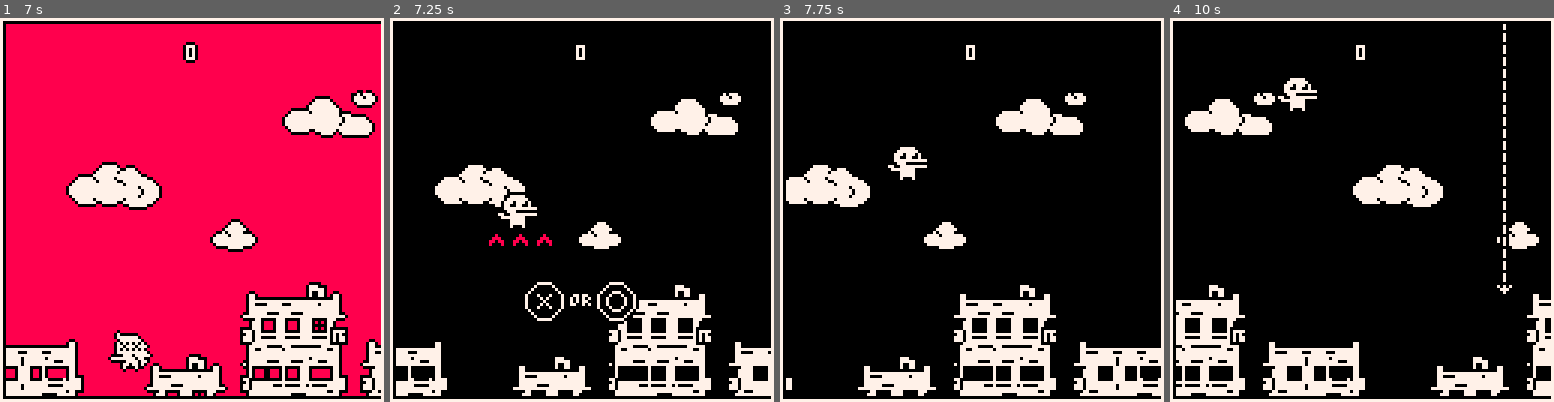
Above: before the commit, frames 1-4 (left to right).
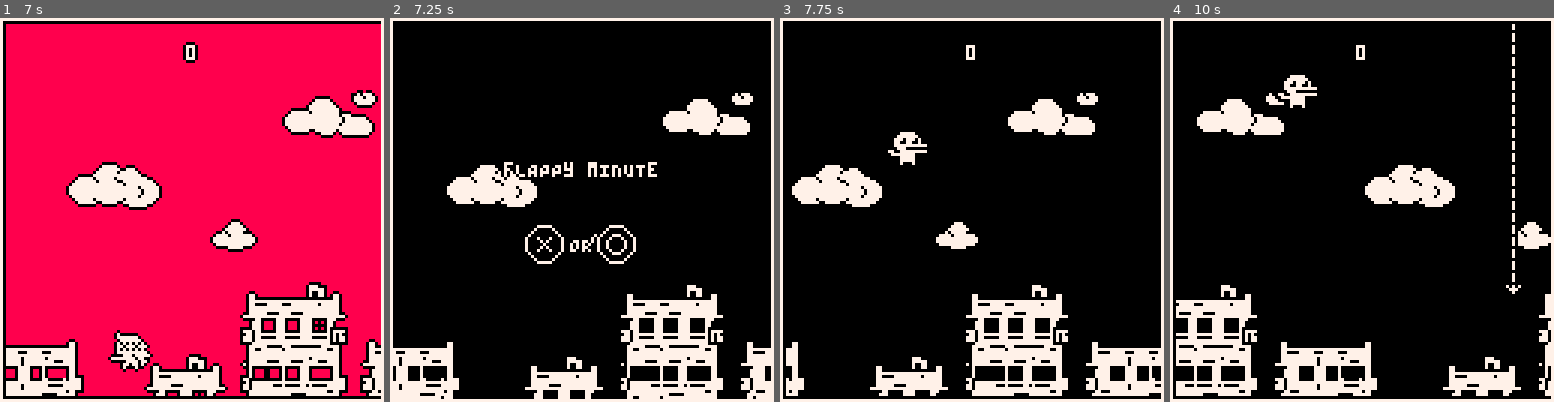
Above: after the commit, the same moments.

Repository: zuggamasta/floppy8
Game: PICO-8 cartridge carts/flappyminute.p8
Same seed, same stepped clock (60 frames per second), same inputs: the game is played once before the commit and once after it.
Inputs:
- Up to frame 1 (7 s): tap X (X key) at 0.33, 1.07, 1.85, 2.97, 4.08, 5.2, 6.32 s; tap O (Z key) at 0.7, 1.7, 2.1, 2.5, 2.9, 3.3, 3.7, 4.1, 4.5, 4.9, 5.3, 5.7, 6.1, 6.5, 6.9 s; hold Right 1.6-2.1 s; hold Up 2.15-2.42 s; hold Right 2.47-3.03 s; hold Left 3.08-3.58 s; hold Right 4.02-4.68 s; hold Up 4.73-5.03 s; hold Left 5.08-5.68 s; hold Right 6.08-6.58 s; hold Right from 6.63 s (still down)
- Up to frame 2 (7.25 s): release Right at 7.13 s; hold Up from 7.18 s (still down)
- Up to frame 3 (7.75 s): tap O (Z key) at 7.3, 7.7 s; tap X (X key) at 7.43 s; release Up at 7.45 s; hold Right from 7.5 s (still down)
- Up to frame 4 (10 s): release Right at 8.07 s; tap O (Z key) every 0.4 s from 8.1 to 9.7 s; hold Left 8.12-8.62 s; tap X (X key) at 8.55, 9.67 s; hold Right 9.05-9.72 s; hold Up from 9.77 s (still down)

Frame 1 is identical in both runs. In frame 2, 10% of the frame differs, in the area x 0-100%, y 7-100%; in frame 3, 8.3%; in frame 4, 8.7%.

Commit message:
added gameover state

Diff:
--- a/carts/flappyminute.p8
+++ b/carts/flappyminute.p8
@@ -102,6 +102,29 @@
 end
 
 -->8
+-- gameover screen
+function gameover_update60()
+	if (btnp(2) or btnp(4) or btnp(5)) then
+		_init()
+	end
+end
+
+function gameover_draw()
+	cls()
+	print_c("sCORE: " .. tostr(bird.pnts) .. " pOINTS",64,64+12,7)
+	print_c("fLAPPy mINUTe",64,48,7)
+
+	print_c("game over",64,64,7)
+
+	d_front()
+end
+
+function gameover()
+_draw = gameover_draw
+_update60 = gameover_update60
+end
+
+-->8
 -- bird logic
 function i_bird()
 		bird={sp=1,
@@ -126,7 +149,7 @@
 
 	if bird.dead == 1 then
 		bird.dead = 0
-		_init()
+		gameover()
 	end
 
 	if bird.dead == 0 then
@@ -425,14 +448,14 @@
 bbb007777700bbbbbbb007777700bbbbbbbbbbbb00bbbbbbbb070bbbbbbbbbbbbbbbbbbb00000000000000000000000000000000000000000000000000000000
 bbbbb00000bbbbbbbbbbb00000bbbbbbbbbbbbbbbbbbbbbbbb070bbbbbbbbbbbbbbbbbbb00000000000000000000000000000000000000000000000000000000
 bbbbbbbbbbbbbbbbbbbbbbbbbbbbbbbbbbbbbbbbbbbbbbbbbb070bbbbbbbbbbbbbbbbbbb00000000000000000000000000000000000000000000000000000000
-bbbbbbbbbbbbbbbbbbbbbbbbbbbbbbbbbbbbbbbbbbbbbbbbbbbbbbbbbbbbbbbb0000000000000000000000000000000000000000000000000000000000000000
-bbbbbbbbbbbbbbbbbbbbbbbbbbbbbbbbbbbbbbbbbbbbbbbbbbbbbbbbbbbbbbbb0000000000000000000000000000000000000000000000000000000000000000
-bbbbbbbbbbbbbbbbbbbbbbbbbbbbbbbbbbbbbbbbbbbbbbbbbbbbbbbbbbbbbbbb0000000000000000000000000000000000000000000000000000000000000000
-bbbbbbbbbbbbbbbbbbbbbbbbbbbbbbbbbbbbbbbbbbbbbbbbbbbbbbbbbbbbbbbb0000000000000000000000000000000000000000000000000000000000000000
-bbbbbbbbbbbbbbbbbbbbbbbbbbbbbbbbbbbbbbbbbbbbbbbbbbbbbbbbbbbbbbbb0000000000000000000000000000000000000000000000000000000000000000
-bbbbbbbbbbbbbbbbbbbbbbbbbbbbbbbbbbbbbbbbbbbbbbbbbbbbbbbbbbbbbbbb0000000000000000000000000000000000000000000000000000000000000000
-bbbbbbbbbbbbbbbbbbbbbbbbbbbbbbbbbbbbbbbbbbbbbbbbbbbbbbbbbbbbbbbb0000000000000000000000000000000000000000000000000000000000000000
-bbbbbbbbbbbbbbbbbbbbbbbbbbbbbbbbbbbbbbbbbbbbbbbbbbbbbbbbbbbbbbbb0000000000000000000000000000000000000000000000000000000000000000
+bb0000bbbbbbbbbbbbbbbbbbbbbbbbbbbbbbbbbbbbbbbbbbbbbbbbbbbbbbbbbb0000000000000000000000000000000000000000000000000000000000000000
+bb0770bbbbbbbbbbbbbbbbbbbbbbbbbbbbbbbbbbbbbbbbbbbbbbbbbbbbbbbbbb0000000000000000000000000000000000000000000000000000000000000000
+00077000bbbbbbbbbbbbbbbbbbbbbbbbbbbbbbbbbbbbbbbbbbbbbbbbbbbbbbbb0000000000000000000000000000000000000000000000000000000000000000
+07777770bbbbbbbbbbbbbbbbbbbbbbbbbbbbbbbbbbbbbbbbbbbbbbbbbbbbbbbb0000000000000000000000000000000000000000000000000000000000000000
+07777770bbbbbbbbbbbbbbbbbbbbbbbbbbbbbbbbbbbbbbbbbbbbbbbbbbbbbbbb0000000000000000000000000000000000000000000000000000000000000000
+00077000bbbbbbbbbbbbbbbbbbbbbbbbbbbbbbbbbbbbbbbbbbbbbbbbbbbbbbbb0000000000000000000000000000000000000000000000000000000000000000
+bb0770bbbbbbbbbbbbbbbbbbbbbbbbbbbbbbbbbbbbbbbbbbbbbbbbbbbbbbbbbb0000000000000000000000000000000000000000000000000000000000000000
+bb0000bbbbbbbbbbbbbbbbbbbbbbbbbbbbbbbbbbbbbbbbbbbbbbbbbbbbbbbbbb0000000000000000000000000000000000000000000000000000000000000000
 bbbbbbbbbbbbbbbbbbbbbbbbbbbbbbbbbbbbbbbbbbbbbbbbbbbbbbbbbbbbbbbb0000000000000000000000000000000000000000000000000000000000000000
 bbbbbbbbbbbbbbbbbbbbbbbbbbbbbbbbbbbbbbbbbbbbbbbbbbbbbbbbbbbbbbbb0000000000000000000000000000000000000000000000000000000000000000
 bbbbbbbbbbbbbbbbbbbbbbbbbbbbbbbbbbbbbbbbbbbbbbbbbbbbbbbbbbbbbbbb0000000000000000000000000000000000000000000000000000000000000000
